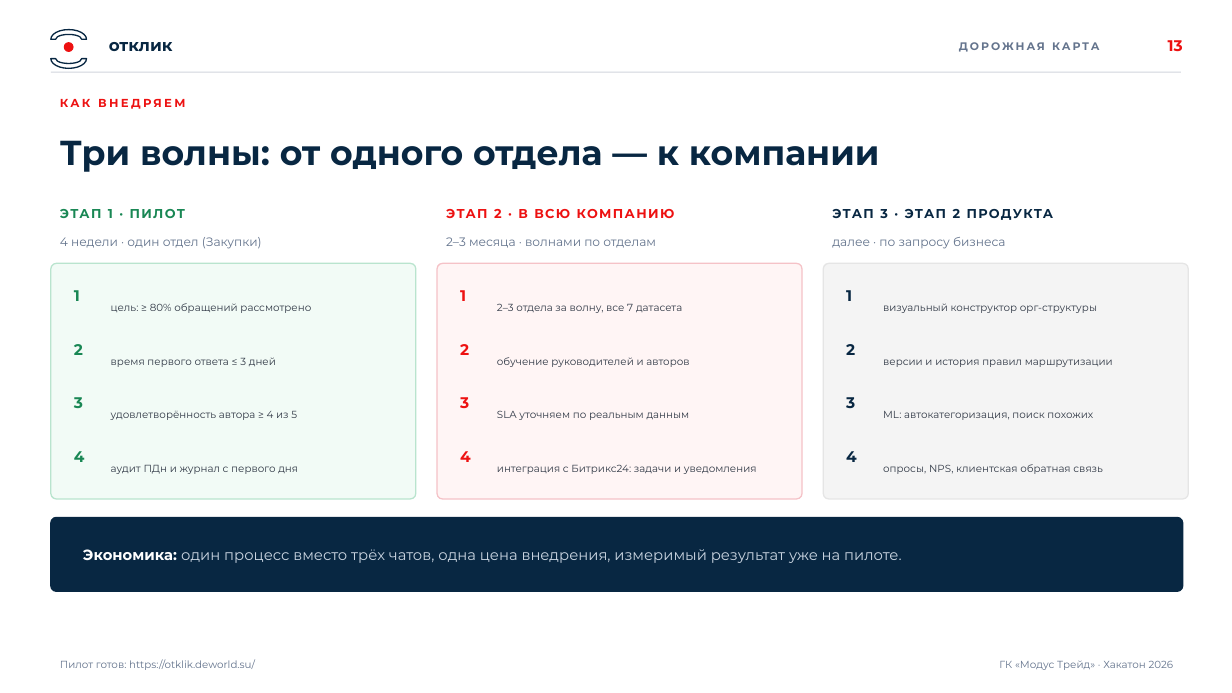
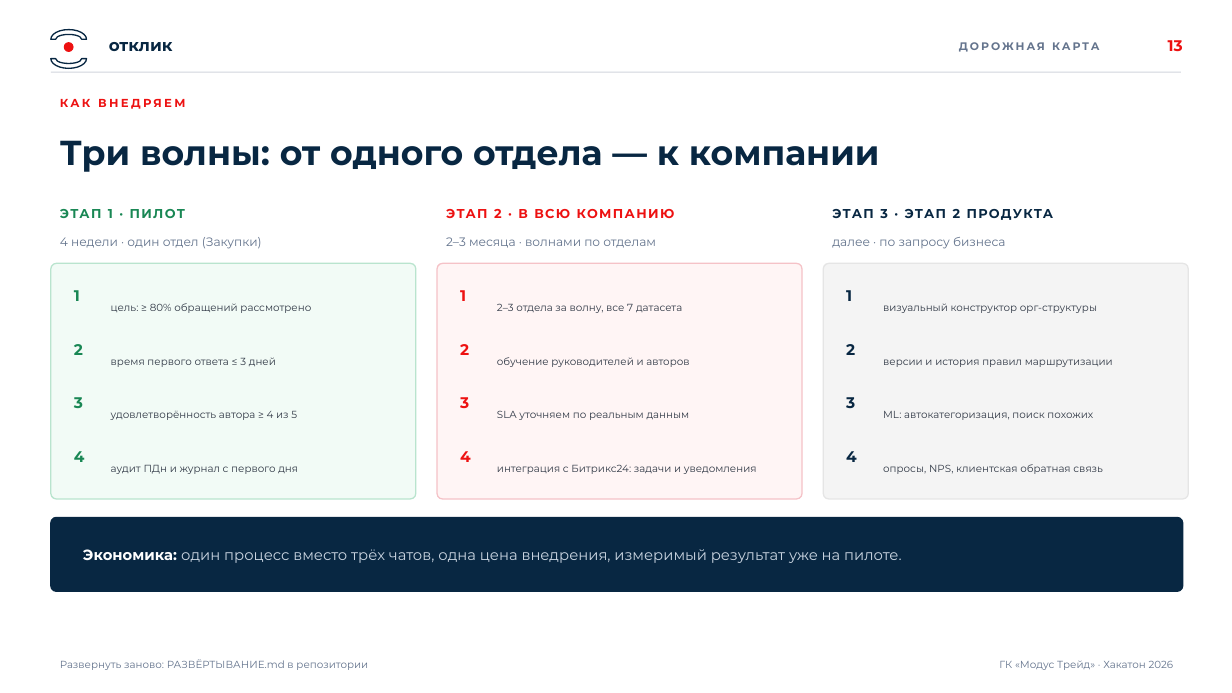
Before and after one commit to DENDORoff/otklik, a slide deck: slide 13 of ПИТЧ-ПРЕЗЕНТАЦИЯ.pptx. Drawn at 1232x693 pixels with LibreOffice and Linux fonts; fonts in the diff are those of the drawing. Boxes give left, top, right and bottom in pixels: in the first picture for what was removed or moved away, otherwise in the second. Text is boxed around its words. In the diff, an @@ line names an element or a change of style, - is before the commit and + after.

```diff
--- a/ПИТЧ-ПРЕЗЕНТАЦИЯ.pptx
+++ b/ПИТЧ-ПРЕЗЕНТАЦИЯ.pptx
@@ text at (60, 659, 368, 670): text changed @@
-Пилот готов: https://otklik.deworld.su/
+Развернуть заново: РАЗВЁРТЫВАНИЕ.md в репозитории
```
Also in this commit, not shown: 10 other slides changed, 16 other files.
